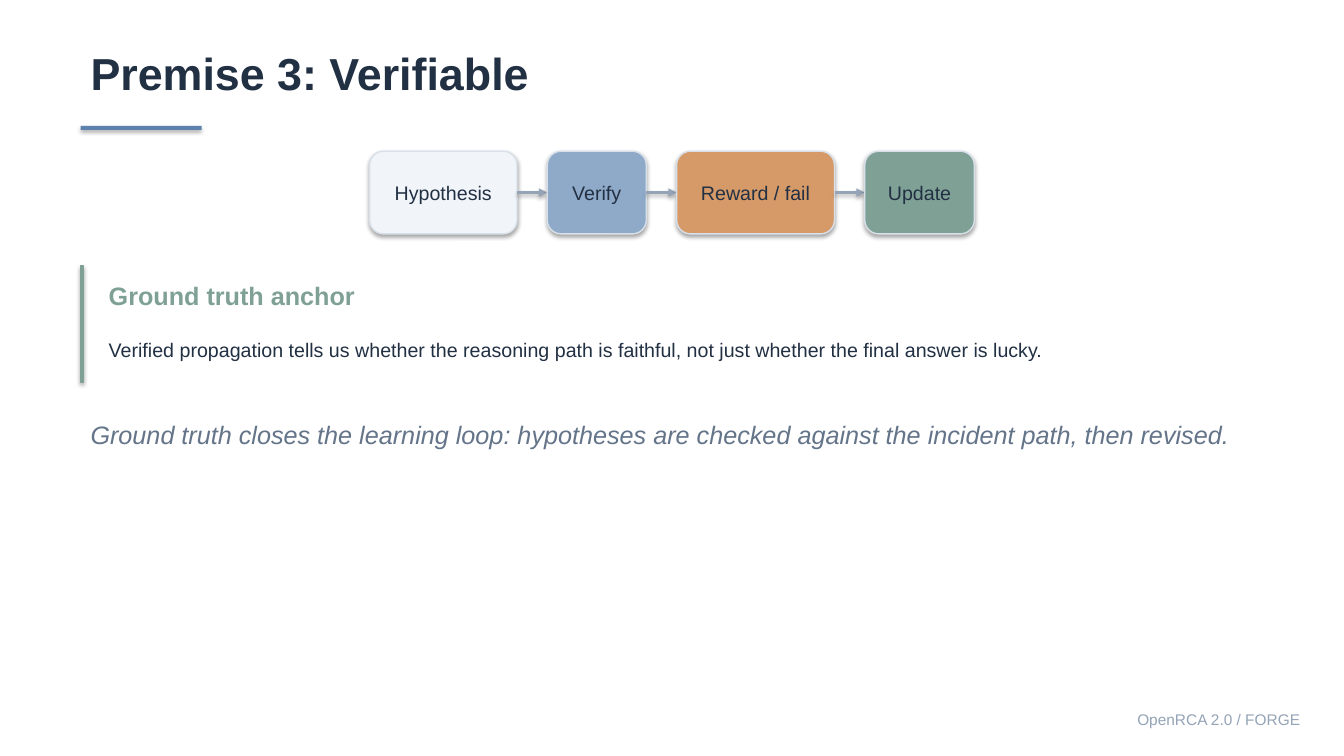
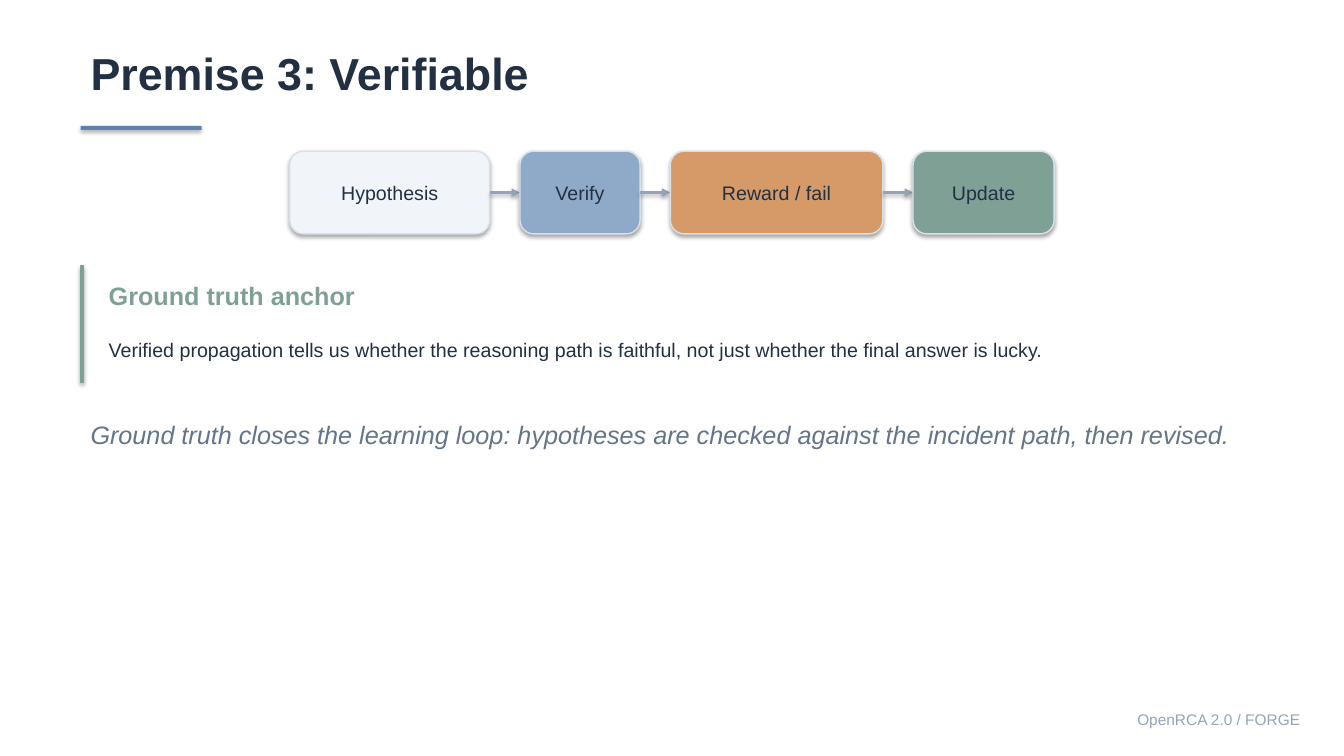
Before and after one commit to Lincyaw/paperops, a slide deck: slide 5 of examples/self-intro/diagnostic_world_model.pptx. Drawn at 1344x756 pixels with LibreOffice and Linux fonts; fonts in the diff are those of the drawing. Boxes give left, top, right and bottom in pixels: in the first picture for what was removed or moved away, otherwise in the second. Text is boxed around its words. In the diff, an @@ line names an element or a change of style, - is before the commit and + after.

```diff
--- a/examples/self-intro/diagnostic_world_model.pptx
+++ b/examples/self-intro/diagnostic_world_model.pptx
@@ rounded rectangle "Hypothesis": place and size @@
-rounded rectangle "Hypothesis" at (370, 151, 517, 234)
+rounded rectangle "Hypothesis" at (289, 151, 489, 234)
@@ rounded rectangle "Verify": place and size @@
-rounded rectangle "Verify" at (547, 151, 646, 234)
+rounded rectangle "Verify" at (520, 151, 640, 234)
@@ rounded rectangle "Reward / fail": place and size @@
-rounded rectangle "Reward / fail" at (677, 151, 835, 234)
+rounded rectangle "Reward / fail" at (670, 151, 883, 234)
@@ rounded rectangle "Update": place and size @@
-rounded rectangle "Update" at (865, 151, 975, 234)
+rounded rectangle "Update" at (913, 151, 1055, 234)
@@ arrow moved from (517, 193) - (547, 193) to (490, 193) - (520, 193) @@
@@ arrow moved from (646, 193) - (677, 193) to (640, 193) - (670, 193) @@
@@ arrow moved from (835, 193) - (865, 193) to (883, 193) - (913, 193) @@
```
Also in this commit, not shown: 15 other slides changed, 2 slides added, 3 slides removed, 1 other file.
